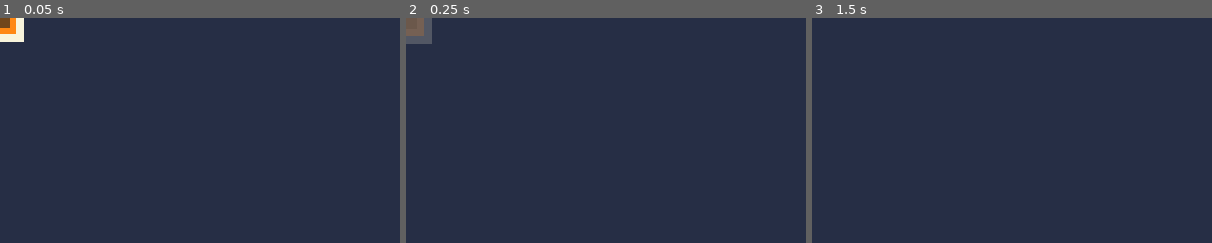
Above: before the commit, frames 1-3 (left to right).
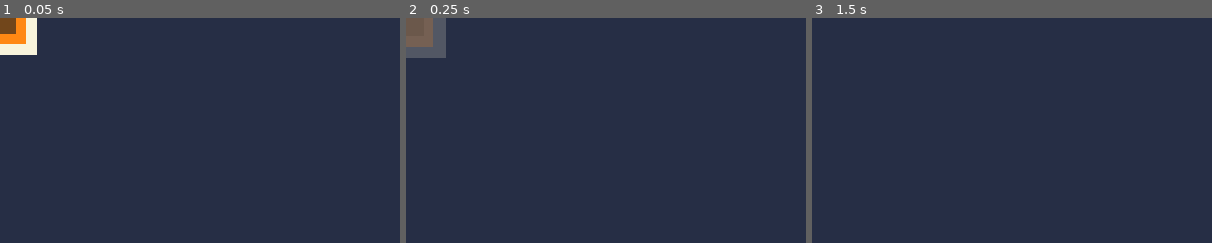
Above: after the commit, the same moments.

Repository: Crapula1/2d-platformer
Game: Godot game, scene res://scenes/ExplosiveEffect.tscn
Two runs of this game, one before a commit and one after it. Both use one fixed random seed, a clock stepped at 60 frames per second and the inputs below. This scene is started directly instead of the project's main scene.
Inputs (mouse positions are % of the whole screen's width and height, from its top left):
- Up to frame 1 (0.05 s): no input
- Up to frame 2 (0.25 s): no input
- Up to frame 3 (1.5 s): tap Enter at 0.5 s; move the mouse to (72, 45) at 0.52 s; hold D (move_right) 0.53-1.25 s; tap J (attack) at 0.6 s; click (72, 45) at 0.67 s; tap Space (jump) at 0.77, 1.07 s; tap R (restart) at 1.25 s; drag from (30, 55) to (45, 70) at 1.27 s
The pictures show only the part of the screen within x 0-50%, y 0-50%; the shares and areas given below are measured in that part.

The runs differ from the first frame. In frame 1, 1.4% of the frame differs, in the area x 0-10%, y 0-17%; in frame 2, 1.4%, in the area x 0-10%, y 0-18%; in frame 3, nothing differs.

Commit message:
tune: bigger grenade blast + faster fuse
- Explosion radius 28 -> 44 (CircleShape2D in ExplosiveEffect.tscn).
- Visual flash/ring/smoke rects scaled up to match the larger blast so the
  hitbox and the art line up.
- Fuse time 1.1s -> 0.7s — grenades pop quicker after the throw.

Co-Authored-By: Claude Opus 4.7 <noreply@anthropic.com>

Diff:
--- a/scenes/ExplosiveEffect.tscn
+++ b/scenes/ExplosiveEffect.tscn
@@ -3,7 +3,7 @@
 [ext_resource type="Script" path="res://scripts/ExplosiveEffect.gd" id="1_exp"]
 
 [sub_resource type="CircleShape2D" id="exp_shape"]
-radius = 28.0
+radius = 44.0
 
 [node name="ExplosiveEffect" type="Area2D"]
 collision_layer = 0
--- a/scripts/ExplosiveEffect.gd
+++ b/scripts/ExplosiveEffect.gd
@@ -30,20 +30,20 @@
 func _spawn_visuals() -> void:
 	var flash := ColorRect.new()
 	flash.color = Color(1.0, 0.98, 0.88)
-	flash.offset_left  = -26; flash.offset_top    = -26
-	flash.offset_right =  26; flash.offset_bottom =  26
+	flash.offset_left  = -40; flash.offset_top    = -40
+	flash.offset_right =  40; flash.offset_bottom =  40
 	add_child(flash)
 
 	var ring := ColorRect.new()
 	ring.color = Color(1.0, 0.52, 0.05)
-	ring.offset_left  = -18; ring.offset_top    = -18
-	ring.offset_right =  18; ring.offset_bottom =  18
+	ring.offset_left  = -28; ring.offset_top    = -28
+	ring.offset_right =  28; ring.offset_bottom =  28
 	add_child(ring)
 
 	var smoke := ColorRect.new()
 	smoke.color = Color(0.18, 0.15, 0.12, 0.7)
-	smoke.offset_left  = -11; smoke.offset_top    = -11
-	smoke.offset_right =  11; smoke.offset_bottom =  11
+	smoke.offset_left  = -17; smoke.offset_top    = -17
+	smoke.offset_right =  17; smoke.offset_bottom =  17
 	add_child(smoke)
 
 func _fade_out() -> void:
--- a/scripts/Grenade.gd
+++ b/scripts/Grenade.gd
@@ -29,7 +29,7 @@
 const ELECTRIC_SCENE   = preload("res://scenes/ElectricZone.tscn")
 
 var grenade_type: Type = Type.EXPLOSIVE
-var fuse_time: float = 1.1
+var fuse_time: float = 0.7
 var _fuse: float = 0.0
 var _detonated: bool = false
 
